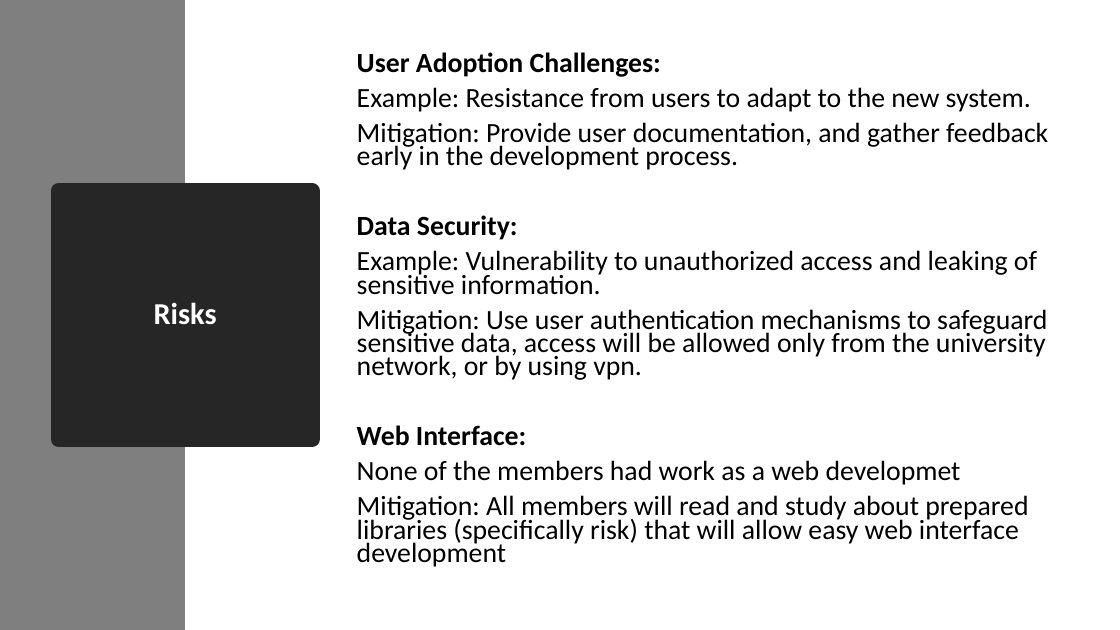
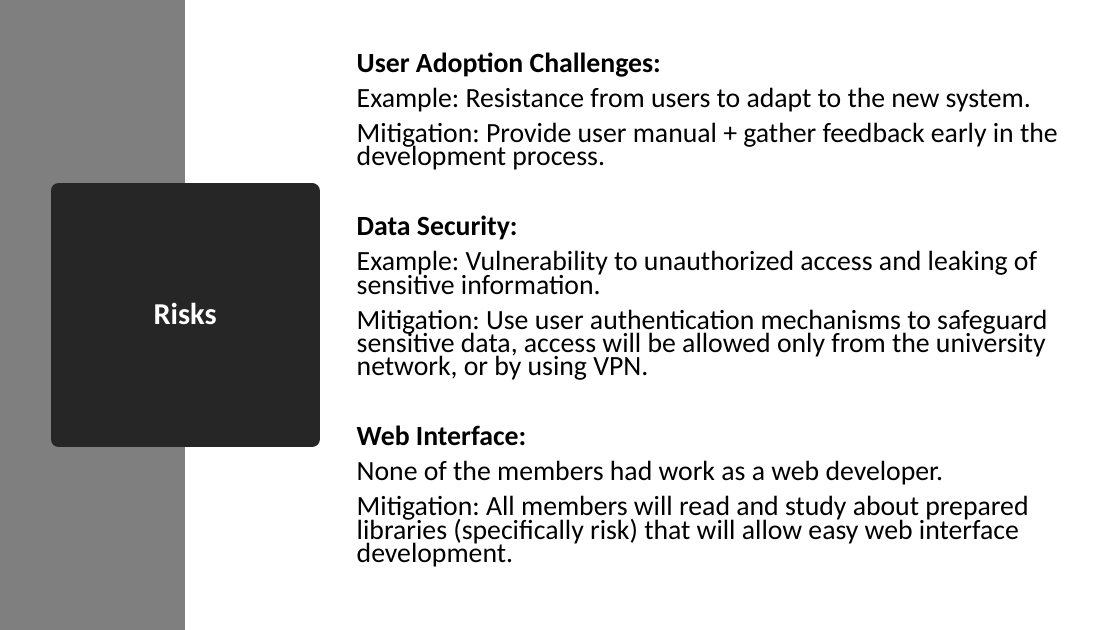
Before and after one commit to RoiTief/Exam-Management-System, a slide deck: slide 7 of docs/Proof of concept presentation.pptx. Drawn at 1120x630 pixels with LibreOffice and Linux fonts; fonts in the diff are those of the drawing. Boxes give left, top, right and bottom in pixels: in the first picture for what was removed or moved away, otherwise in the second. Text is boxed around its words. In the diff, an @@ line names an element or a change of style, - is before the commit and + after.

```diff
--- a/docs/Proof of concept presentation.pptx
+++ b/docs/Proof of concept presentation.pptx
@@ text at bbox=[357, 122, 1058, 170]: text changed @@
-Mitigation: Provide user documentation, and gather feedback early in the development process.
+Mitigation: Provide user manual + gather feedback early in the development process.
@@ text at bbox=[357, 309, 1047, 380]: text changed @@
-Mitigation: Use user authentication mechanisms to safeguard sensitive data, access will be allowed only from the university network, or by using vpn.
+Mitigation: Use user authentication mechanisms to safeguard sensitive data, access will be allowed only from the university network, or by using VPN.
@@ text at bbox=[357, 460, 1028, 567]: text changed @@
-None of the members had work as a web developmet
-Mitigation: All members will read and study about prepared libraries (specifically risk) that will allow easy web interface development
+None of the members had work as a web developer.
+Mitigation: All members will read and study about prepared libraries (specifically risk) that will allow easy web interface development.
```
Also in this commit, not shown: 3 other slides changed, 1 other file.
